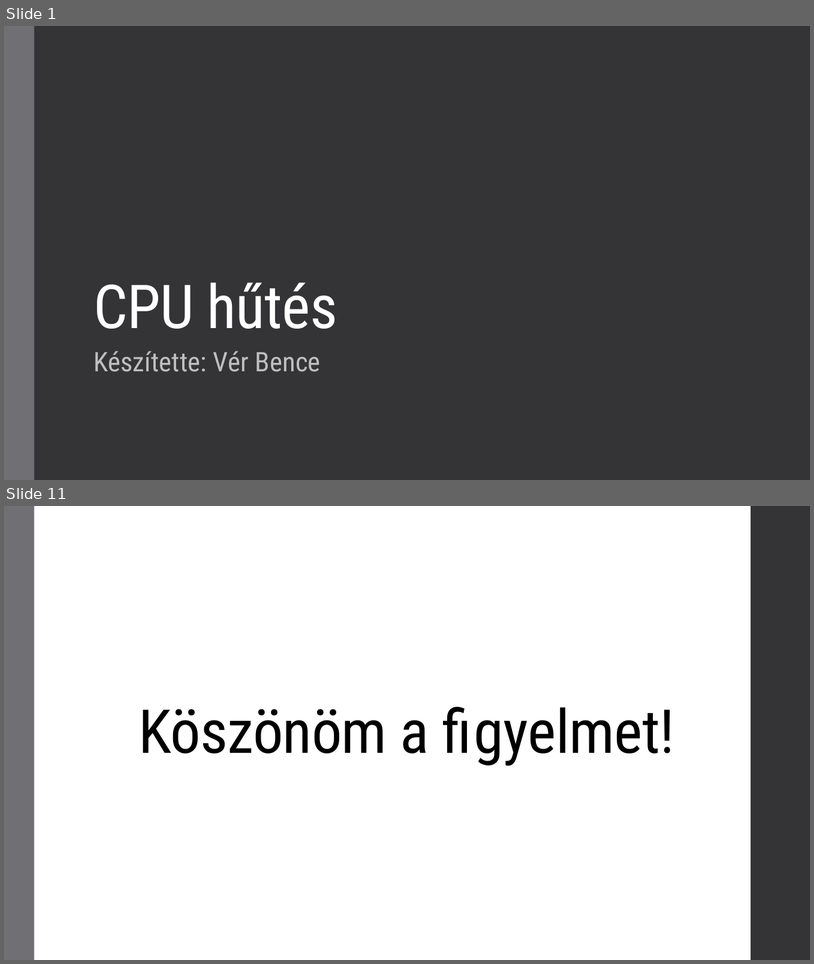
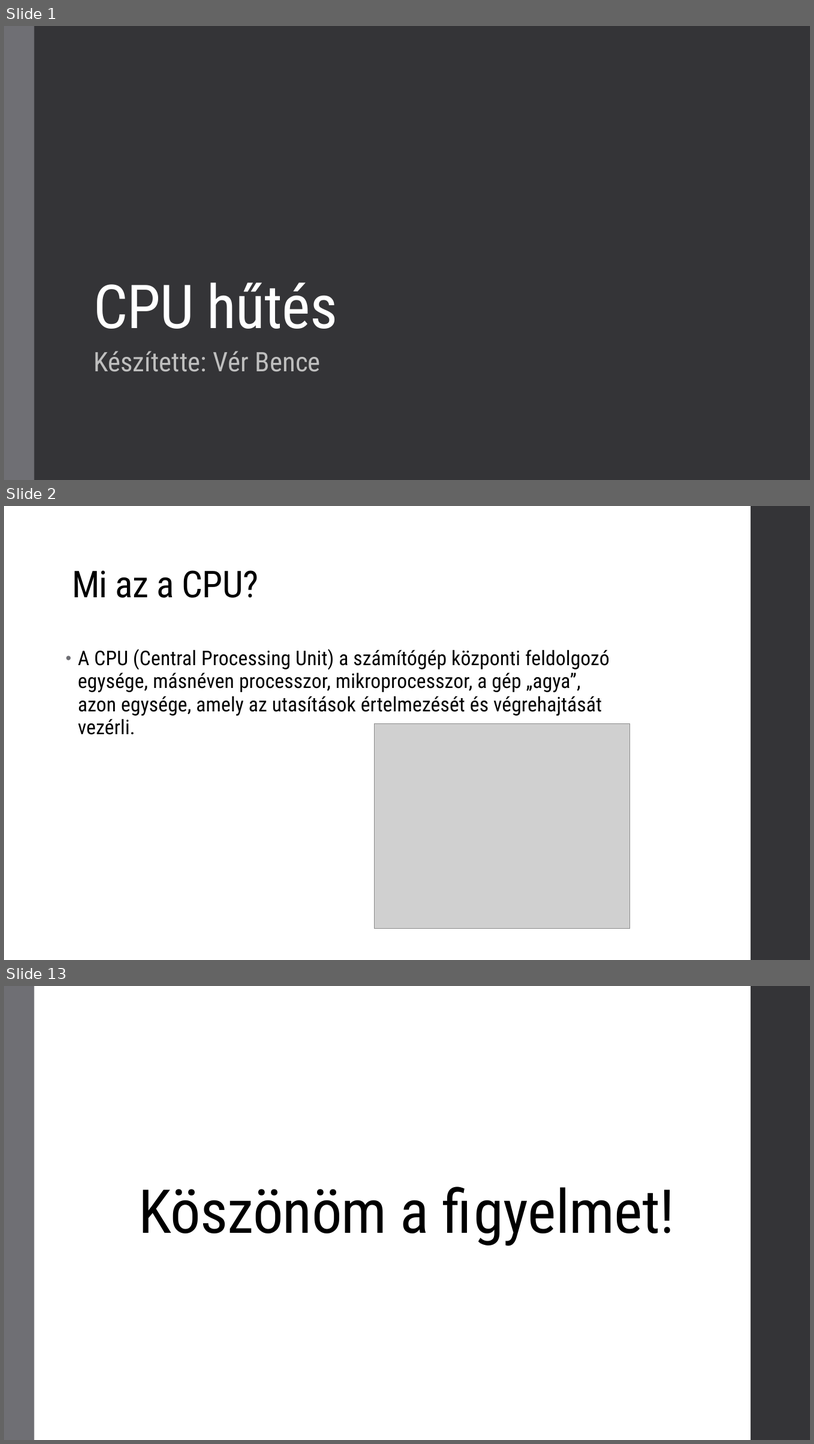
Before and after one commit to verbence/ppt-2022, a slide deck: cpuhutes.pptx. Shown one above the other, each under a label of ours: slides 1 and 11 before the commit, slides 1, 2 and 13 after it; the slides between them are not shown. The pictures are 814x964 and 814x1444 pixels, drawn with LibreOffice and Linux fonts; fonts in the diff are those of the drawing; grey boxes stand for pictures. Boxes give left, top, right and bottom in pixels: in the first picture for what was removed or moved away, otherwise in the second. Text is boxed around its words. In the diff, an @@ line names an element or a change of style, - is before the commit and + after.

```diff
--- a/cpuhutes.pptx
+++ b/cpuhutes.pptx
@@ slide 2 added at [4, 506, 810, 960], background #FFFFFF; not listed: 1 template element that a slide beside it also shows @@
@@ title added at [72, 570, 259, 598], 44 pt, text #000000 @@
+Mi az a CPU?
@@ text added at [78, 649, 610, 735], 24 pt, text #000000 @@
+• A CPU (Central Processing Unit) a számítógép központi feldolgozó egysége, másnéven processzor, mikroprocesszor, a gép „agya”, azon egysége, amely az utasítások értelmezését és végrehajtását vezérli.
@@ picture added at [375, 723, 631, 928] @@
@@ what was slide 11 is now slide 13 @@
```
Also in this commit, not shown: 8 slides changed, 1 other slide added.
